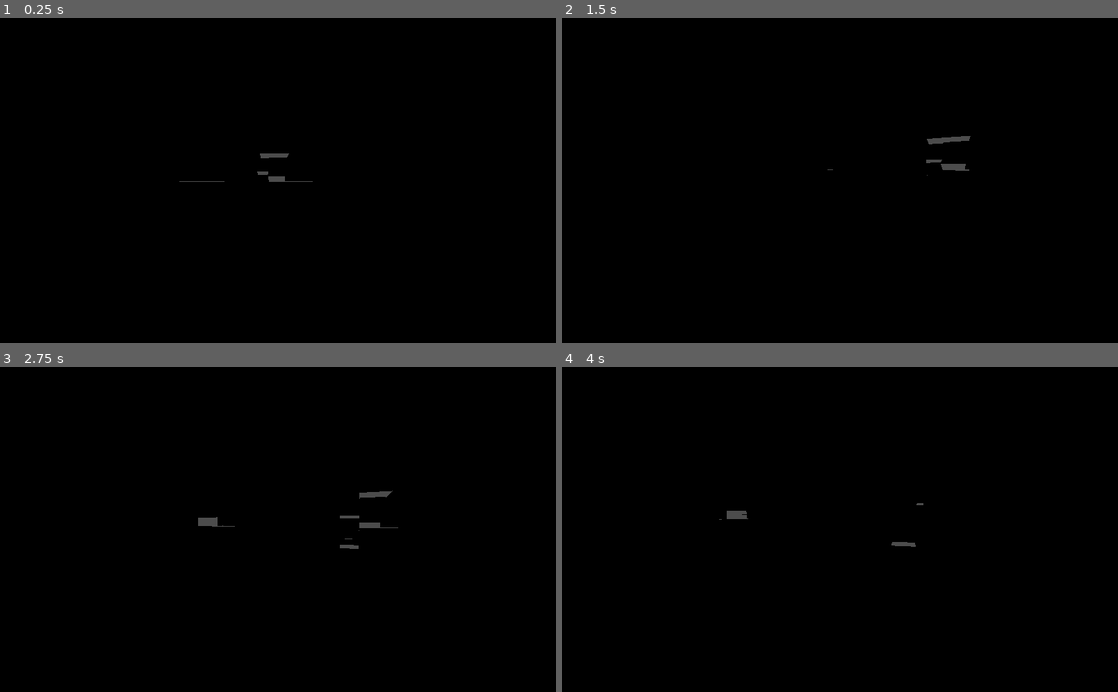
Above: before the commit, frames 1-4 (two rows, left to right).
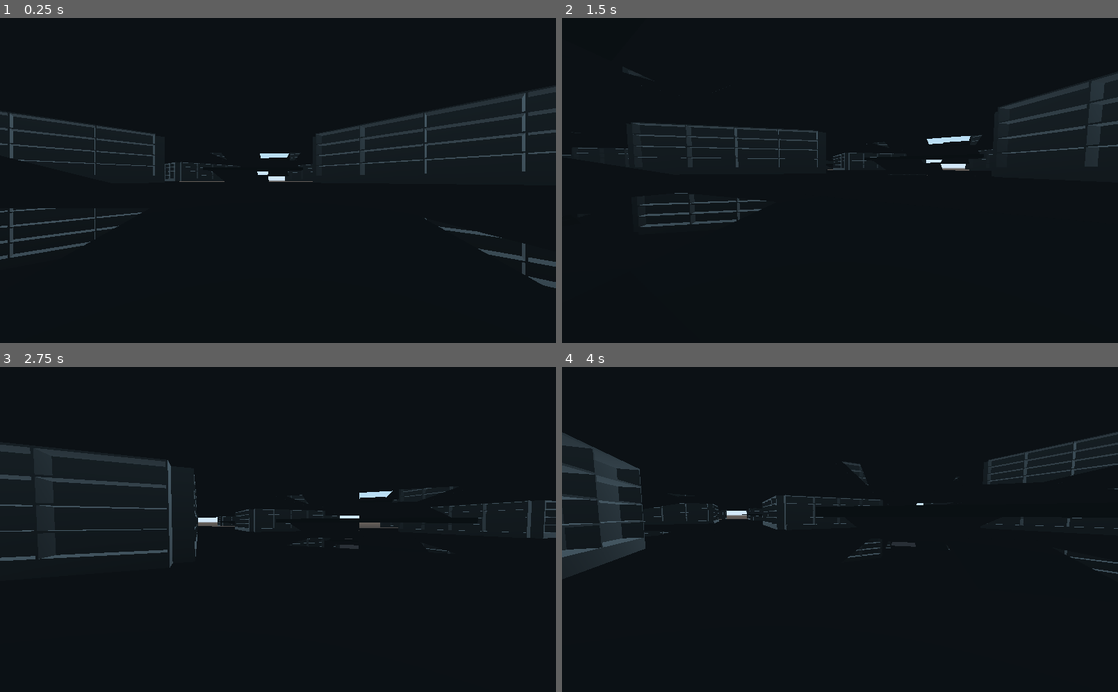
Above: after the commit, the same moments.

Repository: HenryWConklin/Total-Library
Game: Godot game, scene res://Library.tscn
Same seed, same stepped clock (60 frames per second), same inputs: the game is played once before the commit and once after it.
Inputs (mouse positions are in pixels of both pictures, inside the frame that each line leads up to):
- Up to frame 1 (0.25 s): no input
- Up to frame 2 (1.5 s): tap Enter at 0.5 s; move the mouse to (962, 164) at 0.52 s; hold D (move_right) 0.53-1.28 s; click (962, 164) at 0.67 s; tap Space at 1.25 s; move the mouse to (812, 180) at 1.27 s; hold W (move_forward) from 1.28 s (still down)
- Up to frame 3 (2.75 s): keep holding W (move_forward); move the mouse to (289, 523) at 2.02 s
- Up to frame 4 (4 s): keep holding W (move_forward); move the mouse to (834, 536) at 2.77 s; move the mouse to (878, 532) at 3.52 s

The runs differ from the first frame. In frame 1, 18% of the frame differs, in the area x 0-100%, y 20-84%; in frame 2, 15%; in frame 3, 17%; in frame 4, 12%.

Commit message:
Reset default environment

Diff:
--- a/default_env.tres
+++ b/default_env.tres
@@ -3,8 +3,5 @@
 [sub_resource type="ProceduralSky" id=1]
 
 [resource]
+background_mode = 2
 background_sky = SubResource( 1 )
-background_energy = 0.0
-ambient_light_color = Color( 1, 0.972549, 0.870588, 1 )
-ambient_light_energy = 0.02
-ambient_light_sky_contribution = 0.0
